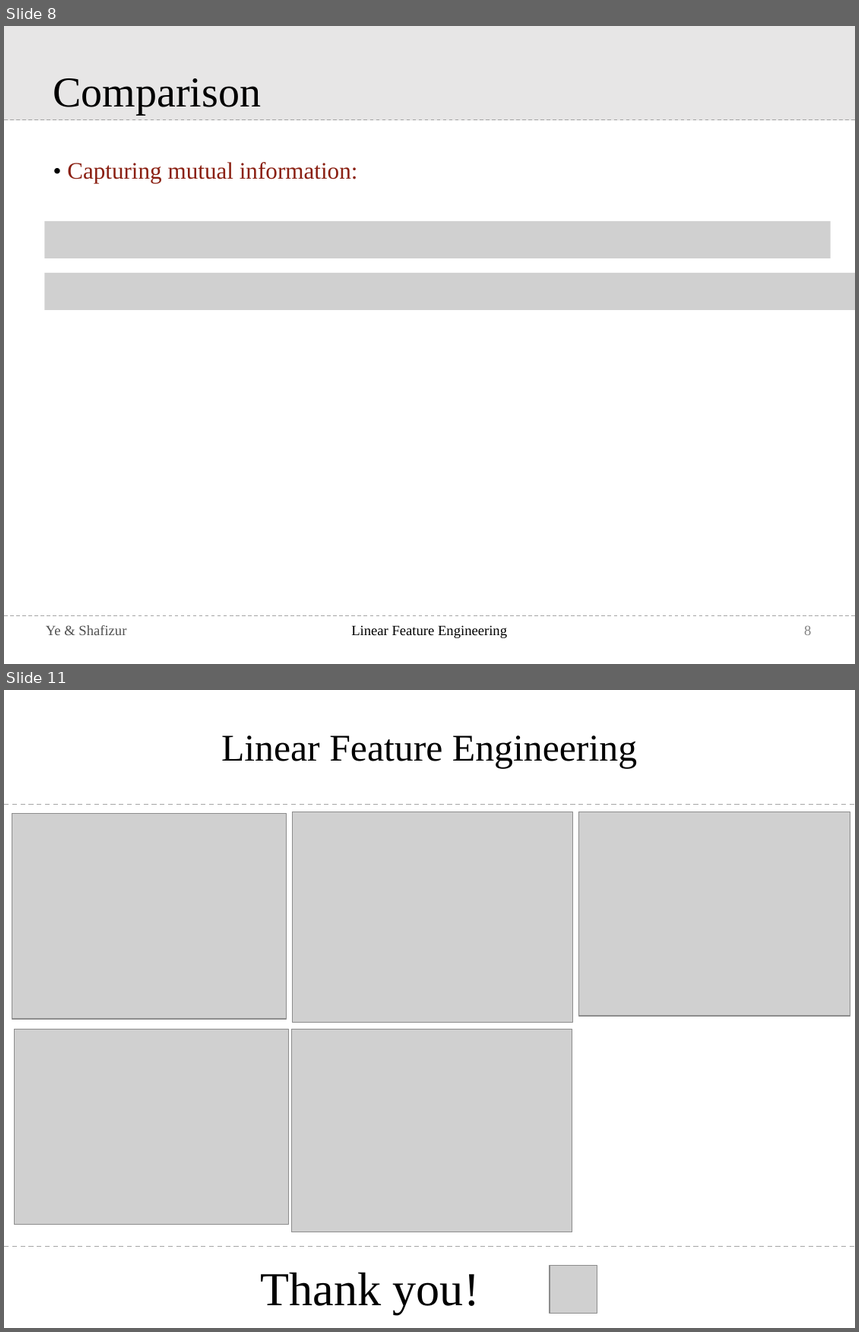
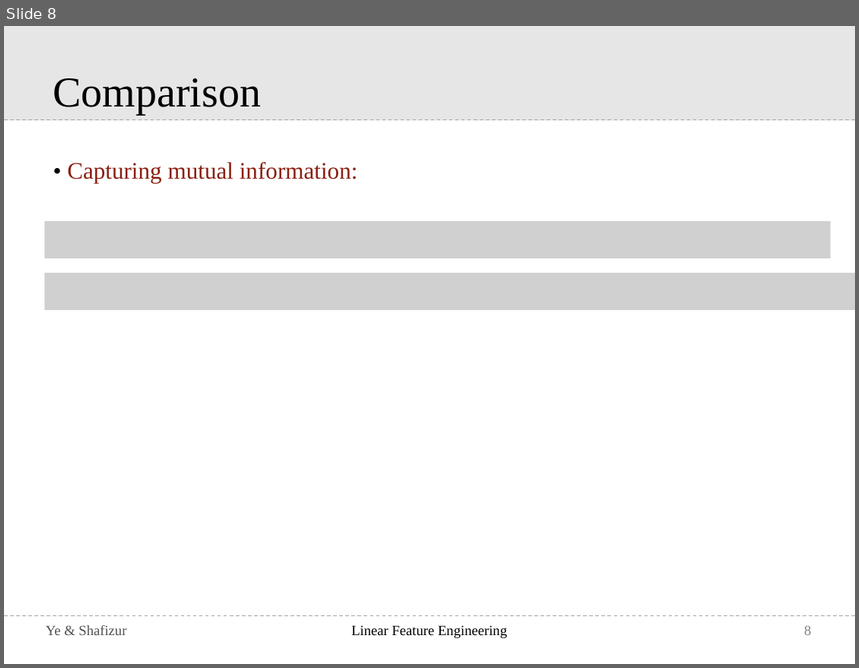
Before and after one commit to ZhengYeah/RIT-CISC820-QuantitativeFoundations, a slide deck: Project 1/Ye_Shafizur_Project_1.pptx. Shown one above the other, each under a label of ours: slides 8 and 11 before the commit, slide 8 after it; the slides between them are not shown. The pictures are 859x1332 and 859x668 pixels, drawn with LibreOffice and Linux fonts; fonts in the diff are those of the drawing; grey boxes stand for pictures. Boxes give left, top, right and bottom in pixels: in the first picture for what was removed or moved away, otherwise in the second. Text is boxed around its words. In the diff, an @@ line names an element or a change of style, - is before the commit and + after.

```diff
--- a/Project 1/Ye_Shafizur_Project_1.pptx
+++ b/Project 1/Ye_Shafizur_Project_1.pptx
@@ slide 11 removed at (4, 690, 855, 1328), background #FFFFFF @@
@@ text removed at (221, 736, 637, 768) @@
-Linear Feature Engineering
@@ line removed from (4, 805) to (855, 805) @@
@@ picture removed at (12, 813, 287, 1019) @@
@@ picture removed at (293, 812, 572, 1023) @@
@@ picture removed at (579, 812, 850, 1016) @@
@@ picture removed at (14, 1030, 288, 1225) @@
@@ picture removed at (292, 1030, 572, 1233) @@
@@ rectangle removed at (4, 1246, 855, 1328) @@
@@ line removed from (4, 1246) to (855, 1246) @@
@@ text removed at (260, 1272, 480, 1315) @@
-Thank you!
@@ picture removed at (550, 1266, 598, 1314) @@
```
Also in this commit, not shown: 2 slides changed, 50 other files.
